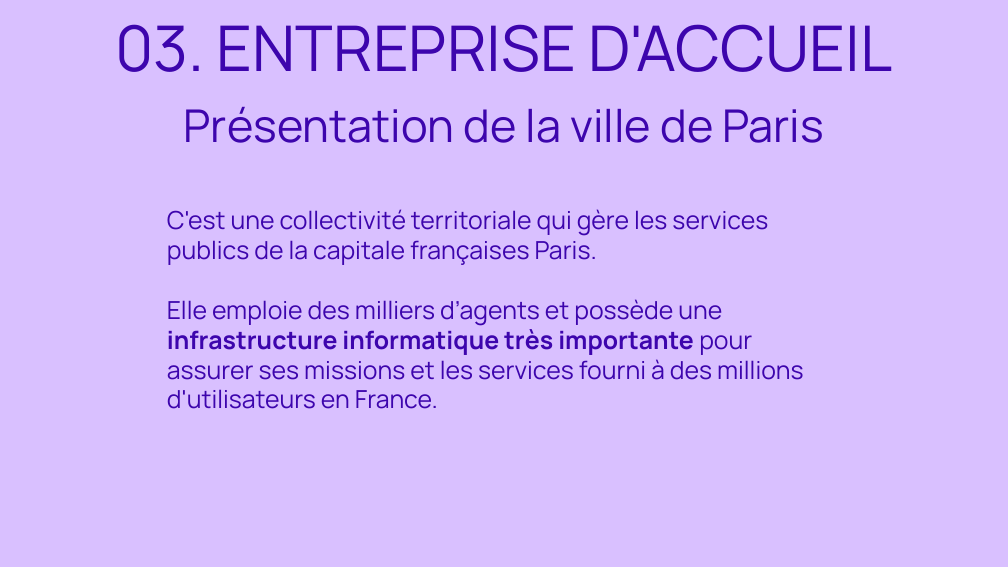
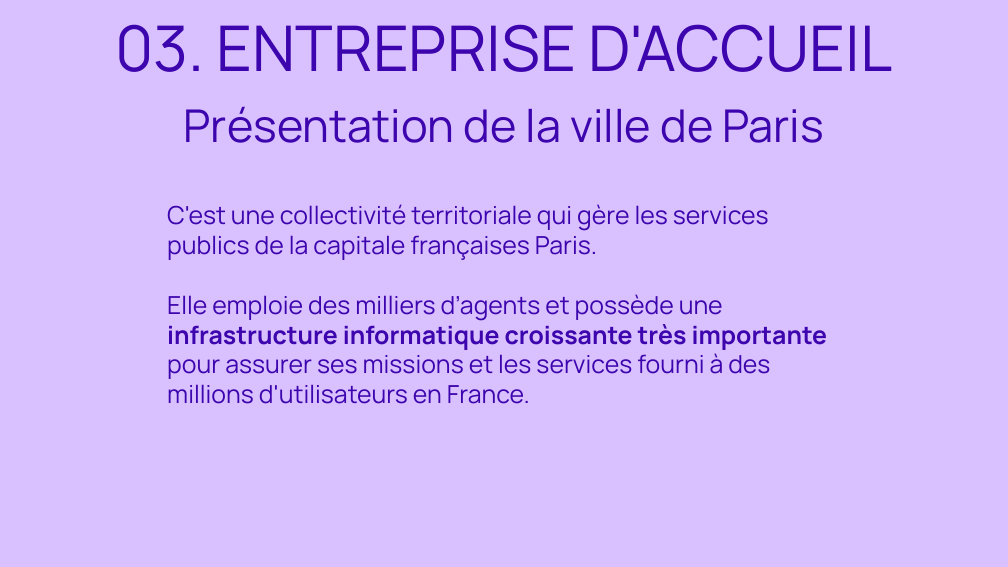
Before and after one commit to adamopendel/portfolio, a slide deck: slide 6 of Parcours_de_professionnalisation_E5_diapo.pptx. Drawn at 1008x567 pixels with LibreOffice and Linux fonts; fonts in the diff are those of the drawing. Boxes give left, top, right and bottom in pixels: in the first picture for what was removed or moved away, otherwise in the second. Text is boxed around its words. In the diff, an @@ line names an element or a change of style, - is before the commit and + after.

```diff
--- a/Parcours_de_professionnalisation_E5_diapo.pptx
+++ b/Parcours_de_professionnalisation_E5_diapo.pptx
@@ text at (167,294,827,404): text changed @@
-Elle emploie des milliers d’agents et possède une infrastructure informatique très importante pour assurer ses missions et les services fourni à des millions d'utilisateurs en France.
+Elle emploie des milliers d’agents et possède une infrastructure informatique croissante très importante pour assurer ses missions et les services fourni à des millions d'utilisateurs en France.
```
Also in this commit, not shown: 4 other slides changed, 1 slide added, 1 slide removed, 3 other files.
